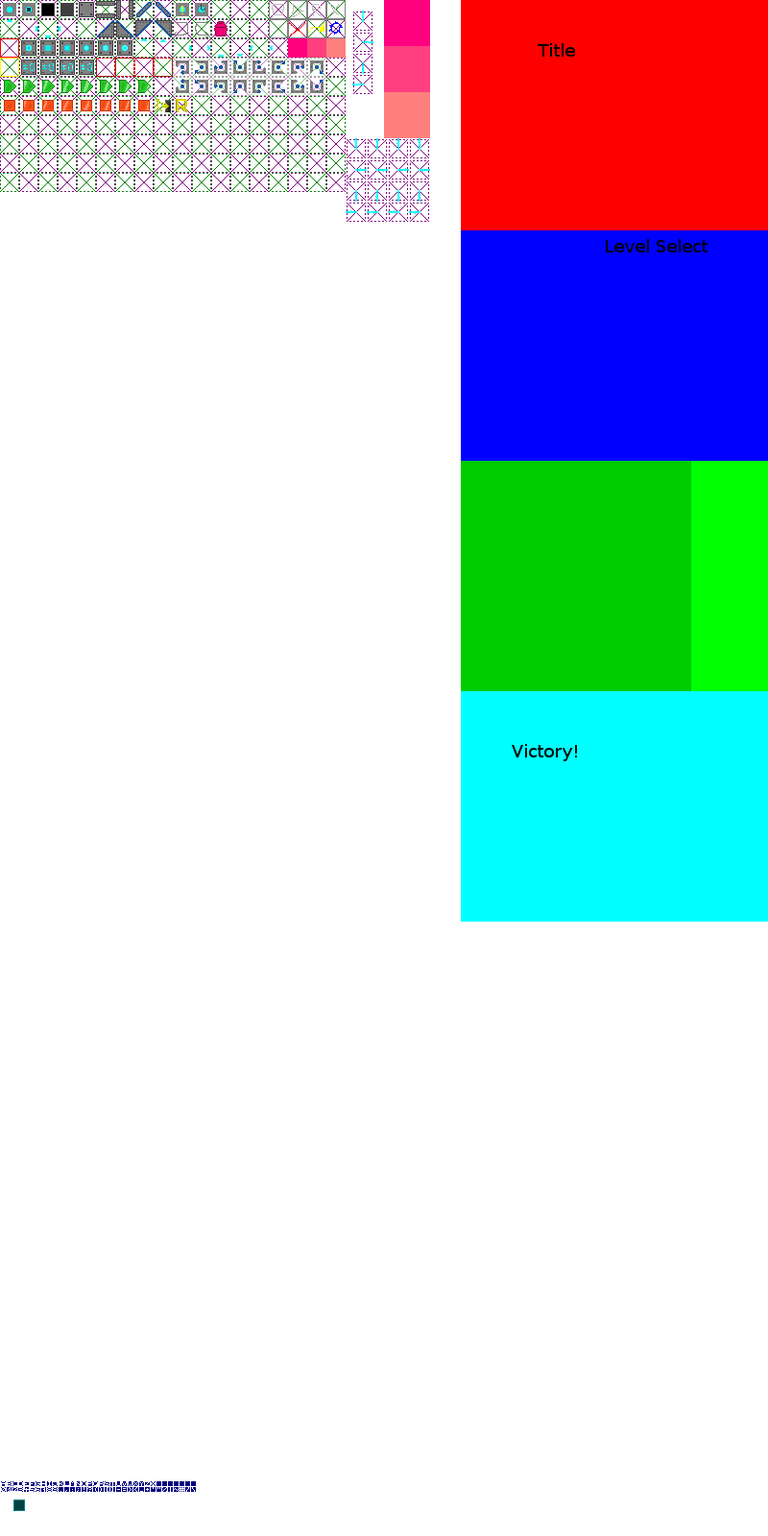
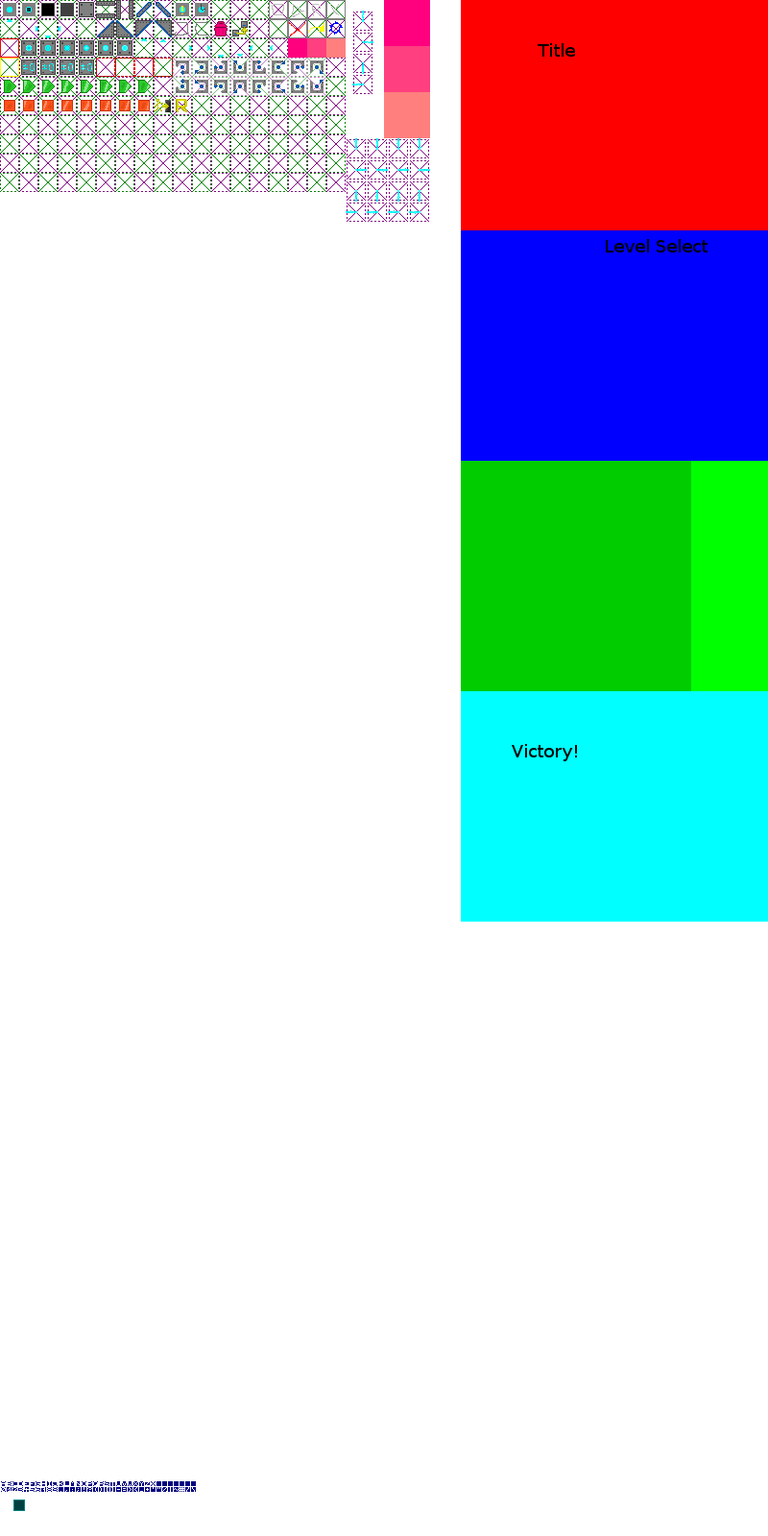
Revision of a layered w=768, h=1536 image; what changed, layer by layer:
painted on "stuff" over [232, 21, 248, 37]
